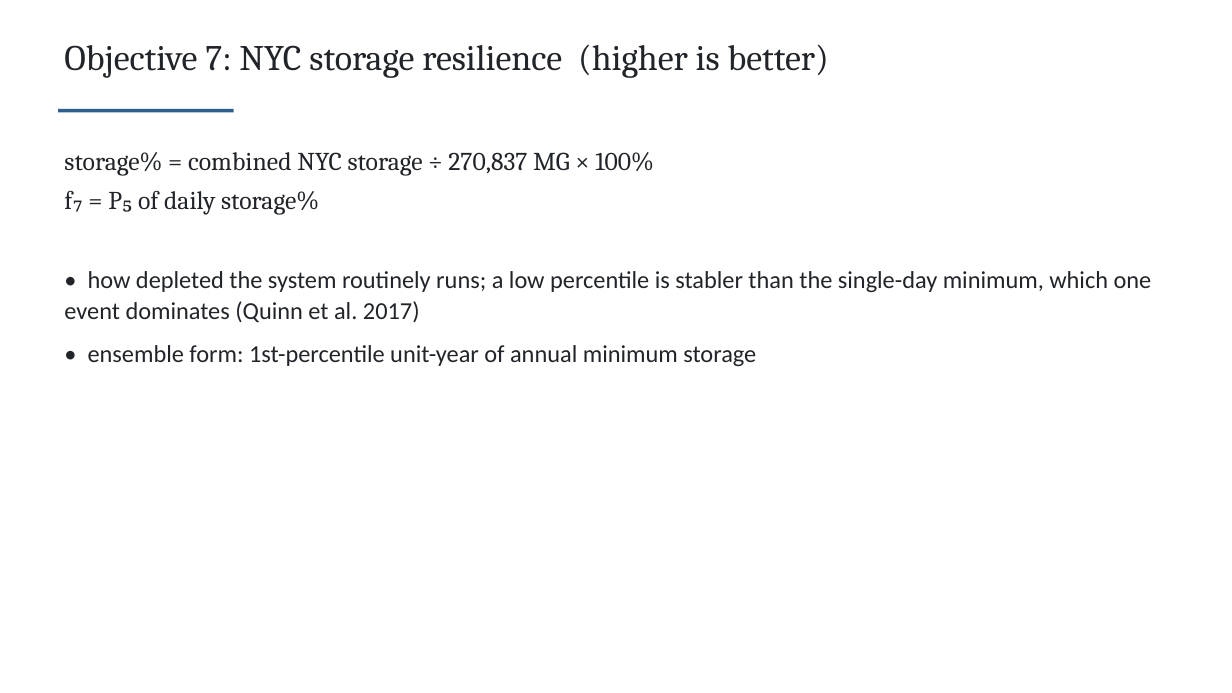
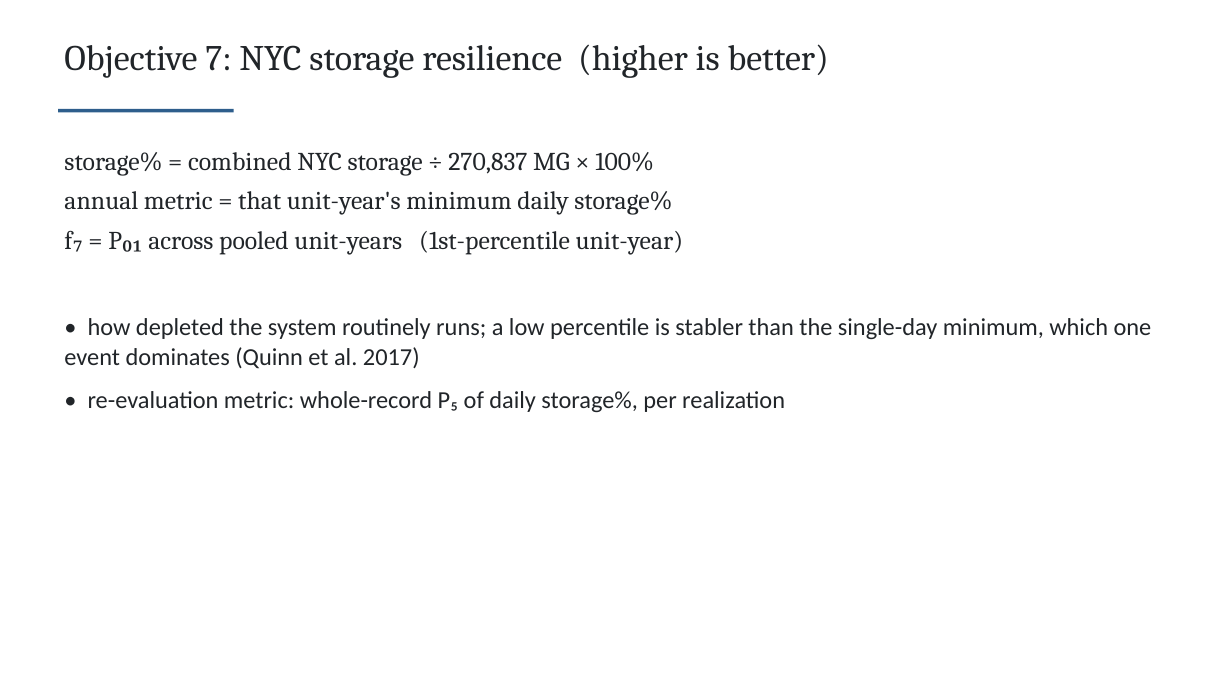
Before and after one commit to TrevorJA/NYCOptimization, a slide deck: slide 37 of docs/NYCOptimization_project_proposal_and_motivation_CLAUDE.pptx. Drawn at 1232x693 pixels with LibreOffice and Linux fonts; fonts in the diff are those of the drawing. Boxes give left, top, right and bottom in pixels: in the first picture for what was removed or moved away, otherwise in the second. Text is boxed around its words. In the diff, an @@ line names an element or a change of style, - is before the commit and + after.

```diff
--- a/docs/NYCOptimization_project_proposal_and_motivation_CLAUDE.pptx
+++ b/docs/NYCOptimization_project_proposal_and_motivation_CLAUDE.pptx
@@ text at (64,191,684,255): text changed @@
-f₇ = P₅ of daily storage%
+annual metric = that unit-year's minimum daily storage%
+f₇ = P₀₁ across pooled unit-years (1st-percentile unit-year)
@@ text "• how depleted the system ...": place and size @@
-text "• how depleted the system ..." at (64,271,1152,366)
+text "• how depleted the system ..." at (64,318,1152,412)
@@ text at (88,391,785,412): text changed @@
-• ensemble form: 1st-percentile unit-year of annual minimum storage
+• re-evaluation metric: whole-record P₅ of daily storage%, per realization
```
Also in this commit, not shown: 7 other slides changed, 31 other files.
